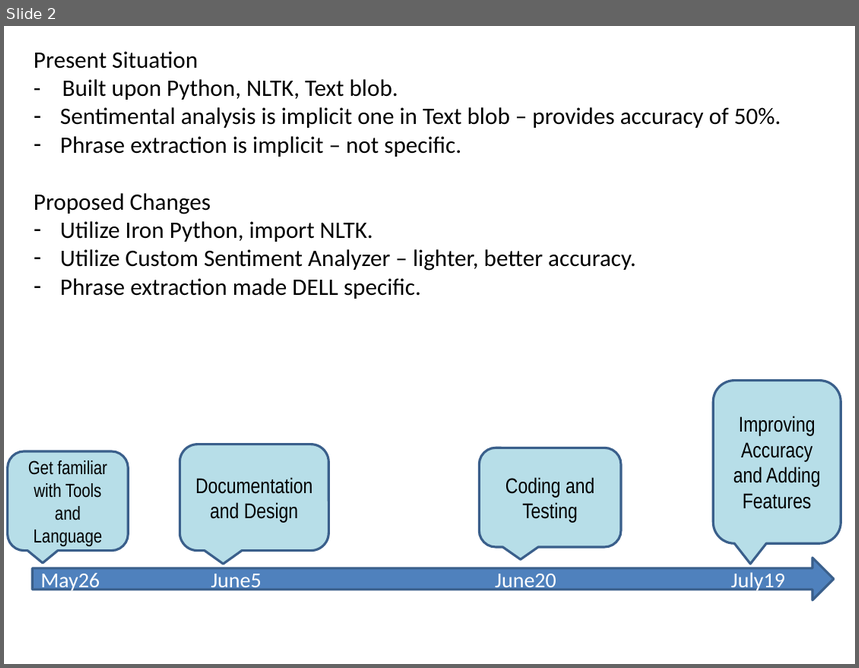
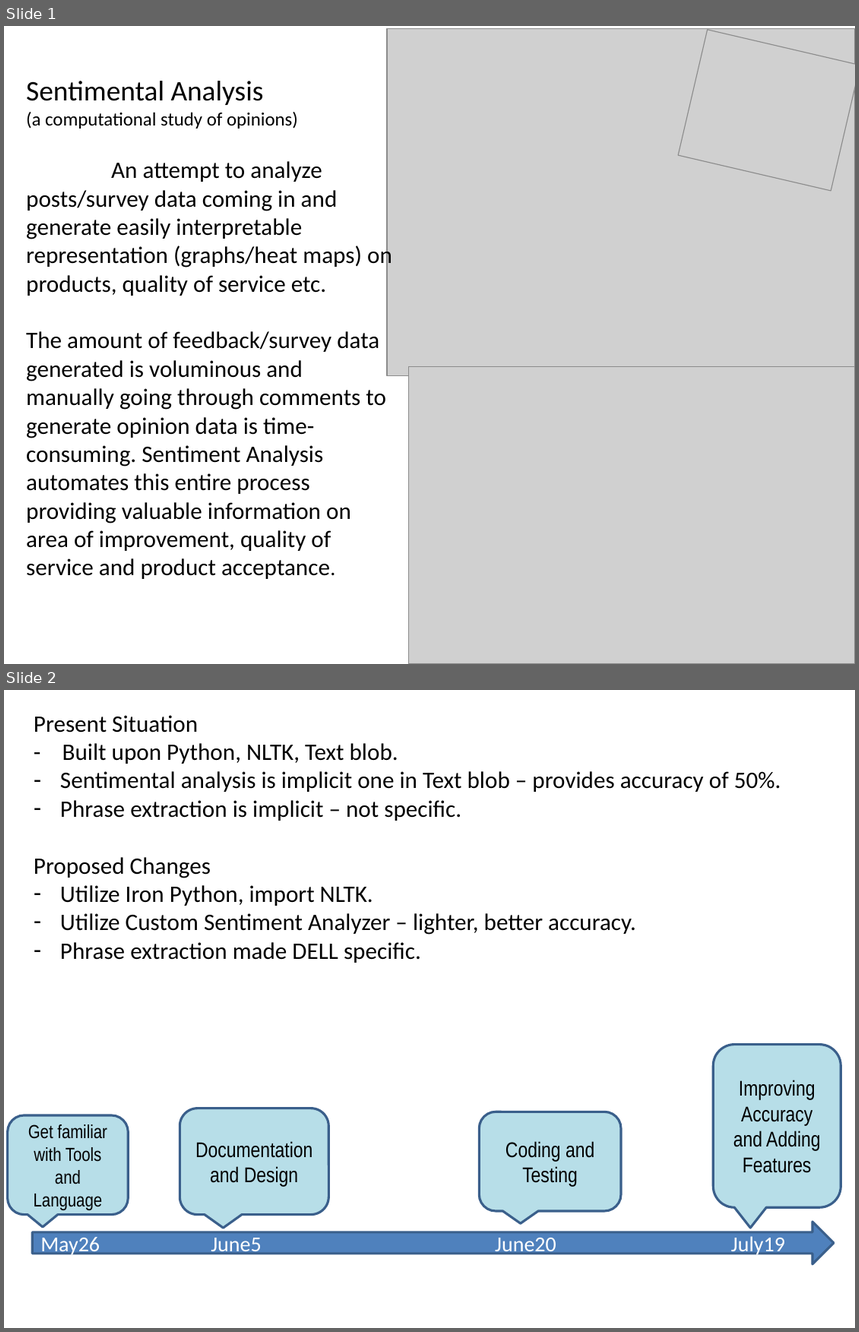
Before and after one commit to DCSGInterns/NLP, a slide deck: PPT/pres3.pptx. Shown one above the other, each under a label of ours: slide 2 before the commit, slides 1 and 2 after it. The pictures are 859x668 and 859x1332 pixels, drawn with LibreOffice and Linux fonts; fonts in the diff are those of the drawing; grey boxes stand for pictures; background and template pictures are left out. Boxes give left, top, right and bottom in pixels: in the first picture for what was removed or moved away, otherwise in the second. Text is boxed around its words. In the diff, an @@ line names an element or a change of style, - is before the commit and + after.

```diff
--- a/PPT/pres3.pptx
+++ b/PPT/pres3.pptx
@@ slide 1 added at bbox=[4, 26, 855, 664], background #FFFFFF @@
@@ picture added at bbox=[387, 28, 855, 376] @@
@@ picture added at bbox=[678, 30, 855, 191] @@
@@ text added at bbox=[26, 81, 392, 579], 20 pt, text #000000 @@
+Sentimental Analysis
+(a computational study of opinions)
+An attempt to analyze posts/survey data coming in and generate easily interpretable representation (graphs/heat maps) on products, quality of service etc.
+The amount of feedback/survey data generated is voluminous and manually going through comments to generate opinion data is time-consuming. Sentiment Analysis automates this entire process providing valuable information on area of improvement, quality of service and product acceptance.
@@ picture added at bbox=[408, 366, 855, 664] @@
```
Also in this commit, not shown: 1 other slide added, 1 slide removed.
